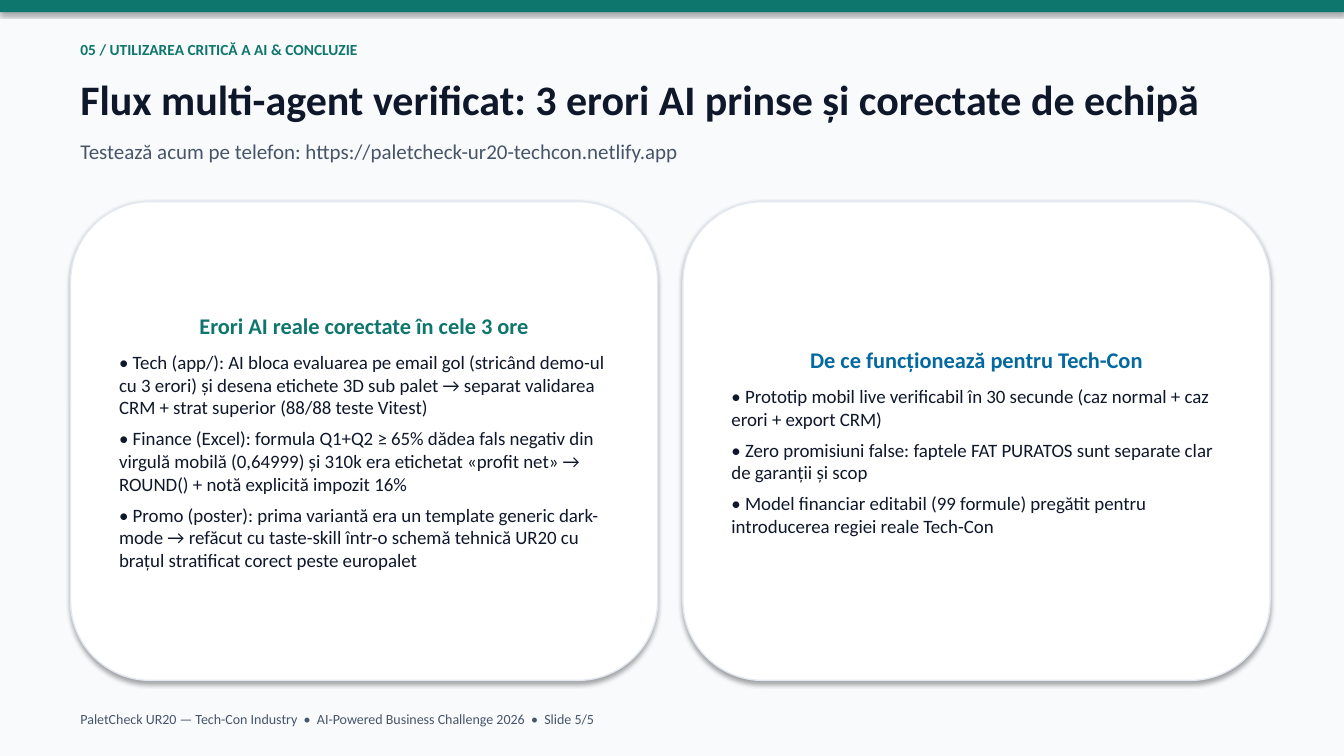
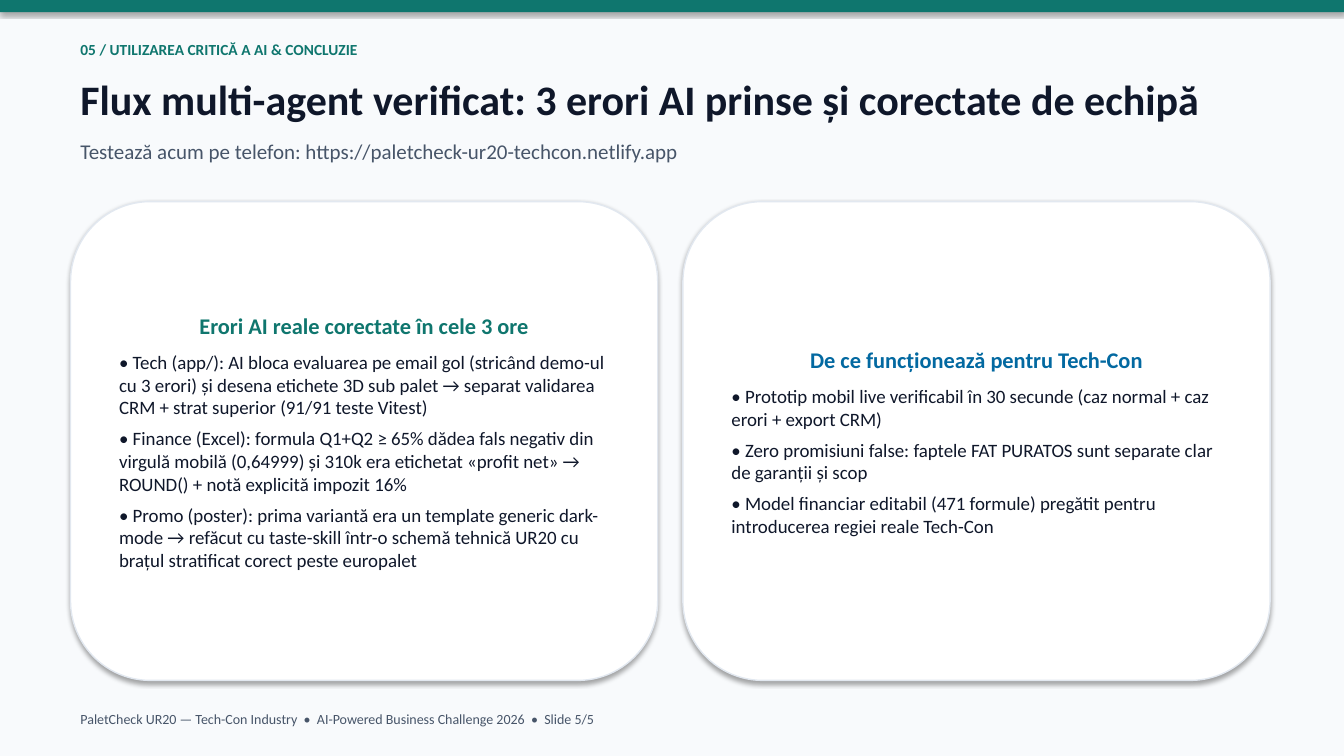
Before and after one commit to Asociatie-studenti-SA/ai-business-challenge-2026, a slide deck: slide 5 of deliverables/05-pitch/pitch_deck.pptx. Drawn at 1344x756 pixels with LibreOffice and Linux fonts; fonts in the diff are those of the drawing. Boxes give left, top, right and bottom in pixels: in the first picture for what was removed or moved away, otherwise in the second. Text is boxed around its words. In the diff, an @@ line names an element or a change of style, - is before the commit and + after.

Commit message:
fix(pitch): stale model figures 99 formule/3 foi -> 471/7, tests 88/88 -> 91/91 (rebuilt pptx+pdf)

```diff
--- a/deliverables/05-pitch/pitch_deck.pptx
+++ b/deliverables/05-pitch/pitch_deck.pptx
@@ text in rounded rectangle at <box>119,355,604,417</box>: text changed @@
-• Tech (app/): AI bloca evaluarea pe email gol (stricând demo-ul cu 3 erori) și desena etichete 3D sub palet → separat validarea CRM + strat superior (88/88 teste Vitest)
+• Tech (app/): AI bloca evaluarea pe email gol (stricând demo-ul cu 3 erori) și desena etichete 3D sub palet → separat validarea CRM + strat superior (91/91 teste Vitest)
@@ text in rounded rectangle at <box>731,496,1156,537</box>: text changed @@
-• Model financiar editabil (99 formule) pregătit pentru introducerea regiei reale Tech-Con
+• Model financiar editabil (471 formule) pregătit pentru introducerea regiei reale Tech-Con
```
Also in this commit, not shown: 1 other slide changed, 5 other files.
